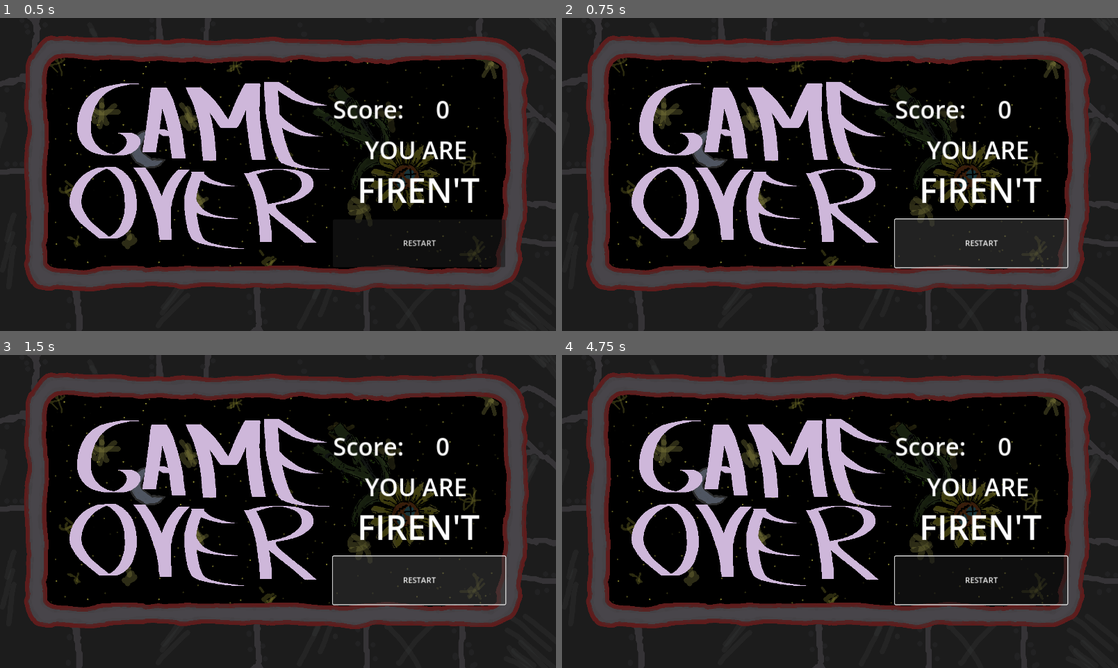
Above: before the commit, frames 1-4 (two rows, left to right).
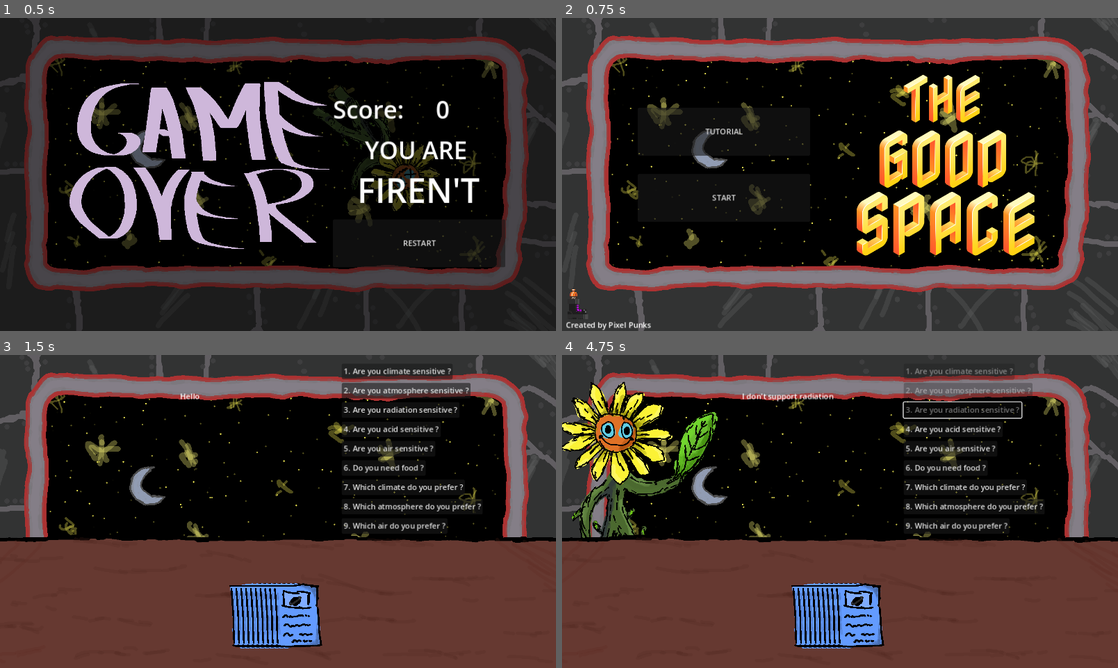
Above: after the commit, the same moments.

Repository: Pixel-Punks/trijam-289
Game: Godot game, scene res://scenes/gameover_screen.tscn
The game is run twice, just before and just after one commit, with the same random seed, the same clock (stepped at 60 frames per second) and the same inputs. This scene is started directly instead of the project's main scene.
Inputs (mouse positions are in pixels of both pictures, inside the frame that each line leads up to):
- Up to frame 1 (0.5 s): no input
- Up to frame 2 (0.75 s): click "RESTART" at 0.5 s
- Up to frame 3 (1.5 s): click "RESTART" (after the commit: "START") at 1.25 s
- Up to frame 4 (4.75 s): click (979, 580) at 2 s, where only the run before the commit has a clickable "RESTART"; click (956, 370) at 2.75 s, where only the run after the commit has a clickable "1. Are you climate sensitive ?"; click (967, 389) at 3.5 s, where only the run after the commit has a clickable "2. Are you atmosphere sensiti…"; click (962, 411) at 4.25 s, where only the run after the commit has a clickable "3. Are you radiation sensitiv…"

Frame 1 is identical in both runs. In frame 2, 44% of the frame differs, in the area x 0-100%, y 0-100%; in frame 3, 62%; in frame 4, 66%.

Commit message:
feat: restart btn now works

Diff:
--- a/scenes/gameover_screen.tscn
+++ b/scenes/gameover_screen.tscn
@@ -56,3 +56,5 @@
 offset_bottom = 223.0
 theme_override_font_sizes/font_size = 50
 text = "XXXX"
+
+[connection signal="pressed" from="START" to="." method="_on_start_pressed"]
